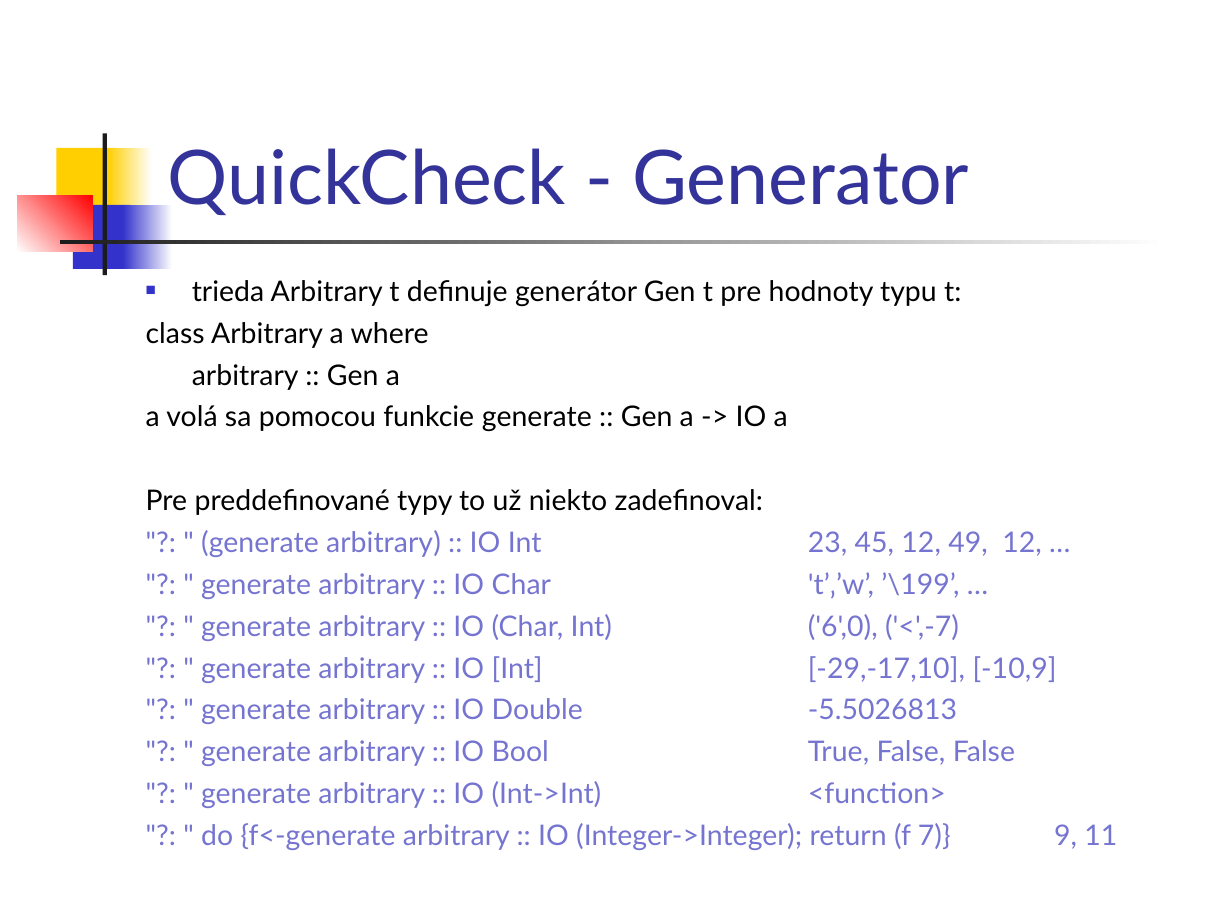
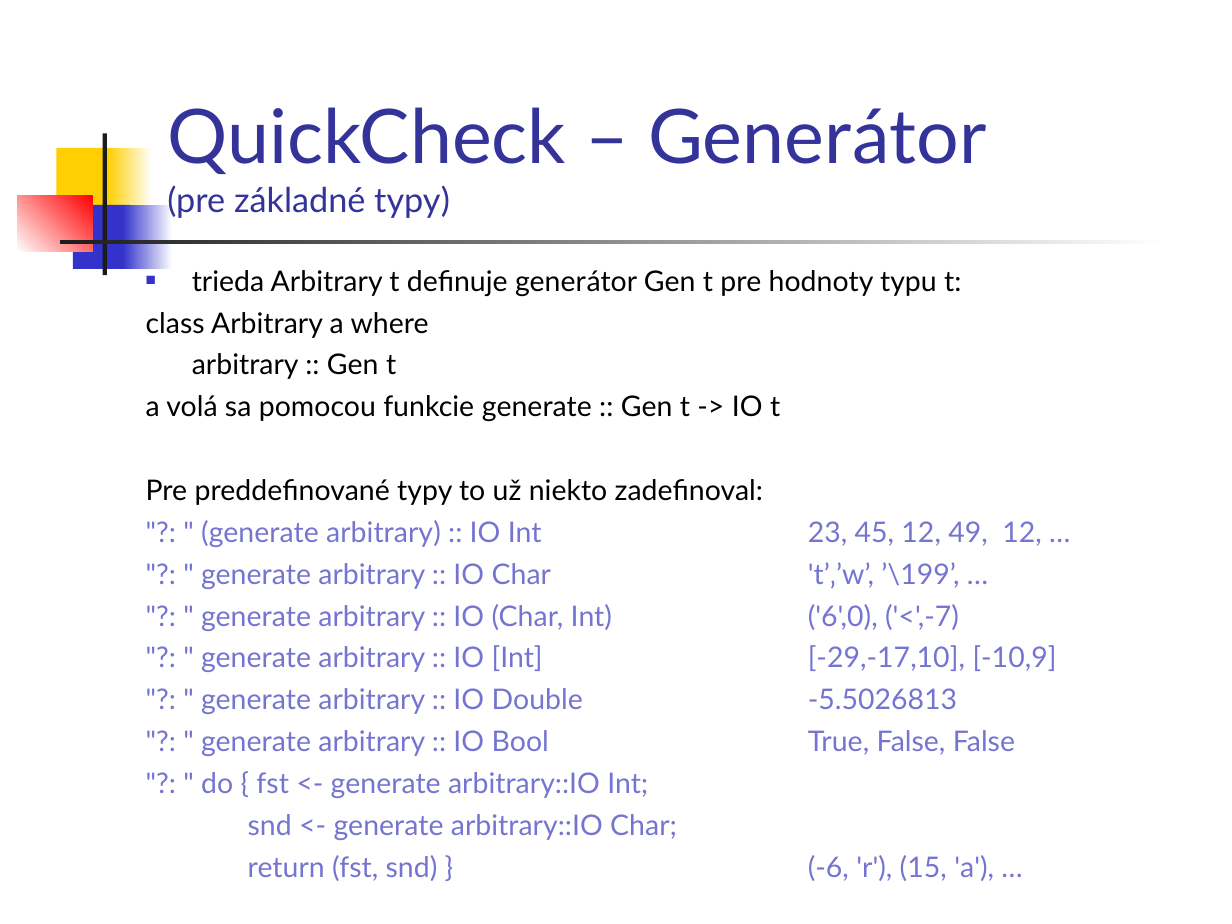
Before and after one commit to Funkcionalne/Prednasky, a slide deck: slide 26 of 02/02_fpro.ppt (slide 22 before the commit). Drawn at 1232x924 pixels with LibreOffice and Linux fonts; fonts in the diff are those of the drawing. Boxes give left, top, right and bottom in pixels: in the first picture for what was removed or moved away, otherwise in the second. Text is boxed around its words. In the diff, an @@ line names an element or a change of style, - is before the commit and + after.

```diff
--- a/02/02_fpro.ppt
+++ b/02/02_fpro.ppt
@@ title at <box>167,107,986,218</box>: text changed @@
-QuickCheck - Generator
+QuickCheck – Generátor
+(pre základné typy)
@@ text "trieda Arbitrary t definuje generátor ...": place and size @@
-text "trieda Arbitrary t definuje generátor ..." at <box>146,280,1117,850</box>
+text "trieda Arbitrary t definuje generátor ..." at <box>146,270,994,881</box>
@@ text at <box>146,353,780,422</box>: text changed @@
-arbitrary :: Gen a
-a volá sa pomocou funkcie generate :: Gen a -> IO a
+arbitrary :: Gen t
+a volá sa pomocou funkcie generate :: Gen t -> IO t
@@ text at <box>201,772,994,881</box>: text changed @@
-"?: " generate arbitrary :: IO (Int->Int) <function>
-"?: " do {f<-generate arbitrary :: IO (Integer->Integer); return (f 7)} 9, 11
+"?: " do { fst <- generate arbitrary::IO Int;
+snd <- generate arbitrary::IO Char;
+return (fst, snd) } (-6, 'r'), (15, 'a'), …
```
Also in this commit, not shown: 7 other slides changed, 5 slides added, 8 other files.
